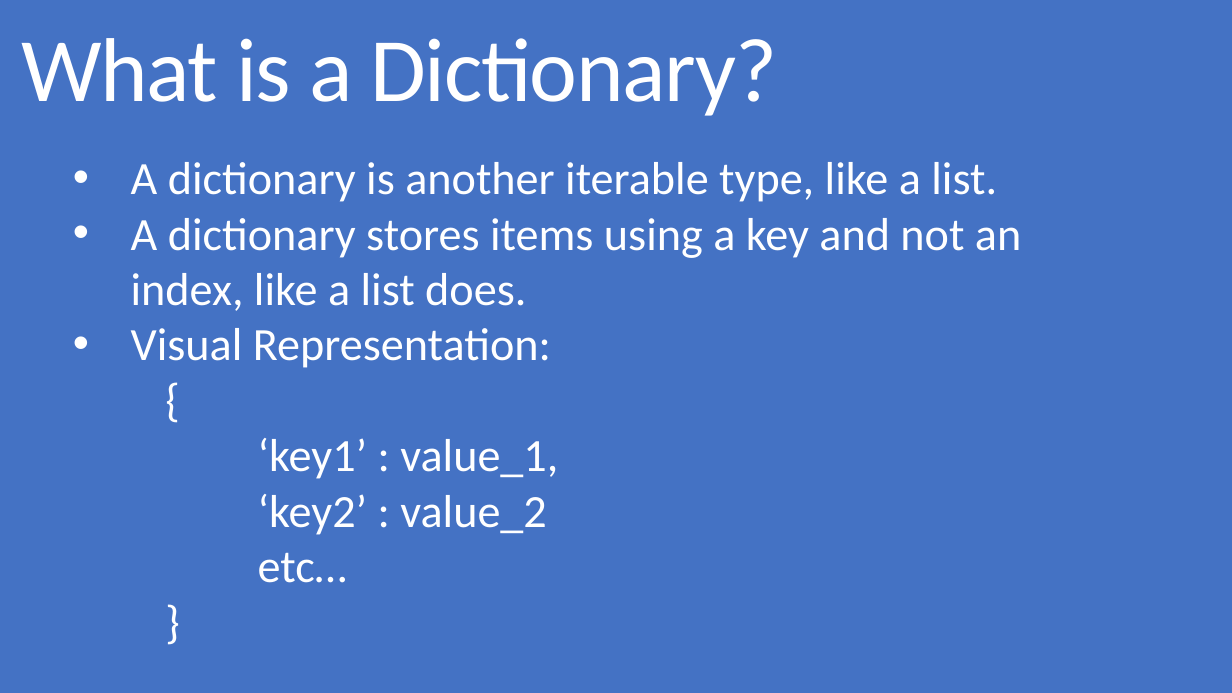
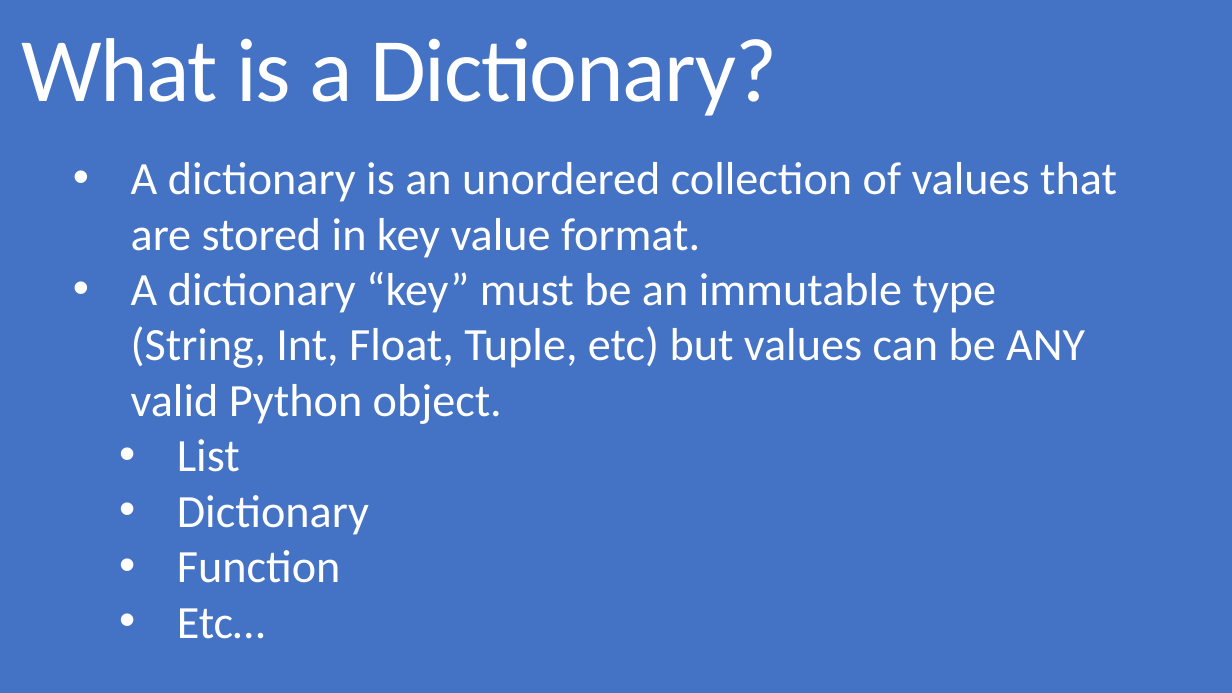
Before and after one commit to grecoe/teals, a slide deck: slide 2 of 5_presentations/Dictionaries.pptx. Drawn at 1232x693 pixels with LibreOffice and Linux fonts; fonts in the diff are those of the drawing. Boxes give left, top, right and bottom in pixels: in the first picture for what was removed or moved away, otherwise in the second. Text is boxed around its words. In the diff, an @@ line names an element or a change of style, - is before the commit and + after.

Commit message:
Dictionary

```diff
--- a/5_presentations/Dictionaries.pptx
+++ b/5_presentations/Dictionaries.pptx
@@ text at [131, 162, 1117, 639]: text changed @@
-• A dictionary is another iterable type, like a list.
-• A dictionary stores items using a key and not an index, like a list does.
-• Visual Representation:
-{
-‘key1’ : value_1,
-‘key2’ : value_2
-etc…
-}
+• A dictionary is an unordered collection of values that are stored in key value format.
+• A dictionary “key” must be an immutable type (String, Int, Float, Tuple, etc) but values can be ANY valid Python object.
+  • List
+  • Dictionary
+  • Function
+  • Etc…
```
Also in this commit, not shown: 1 other slide changed, 3 slides added, 3 slides removed, 2 other files.
